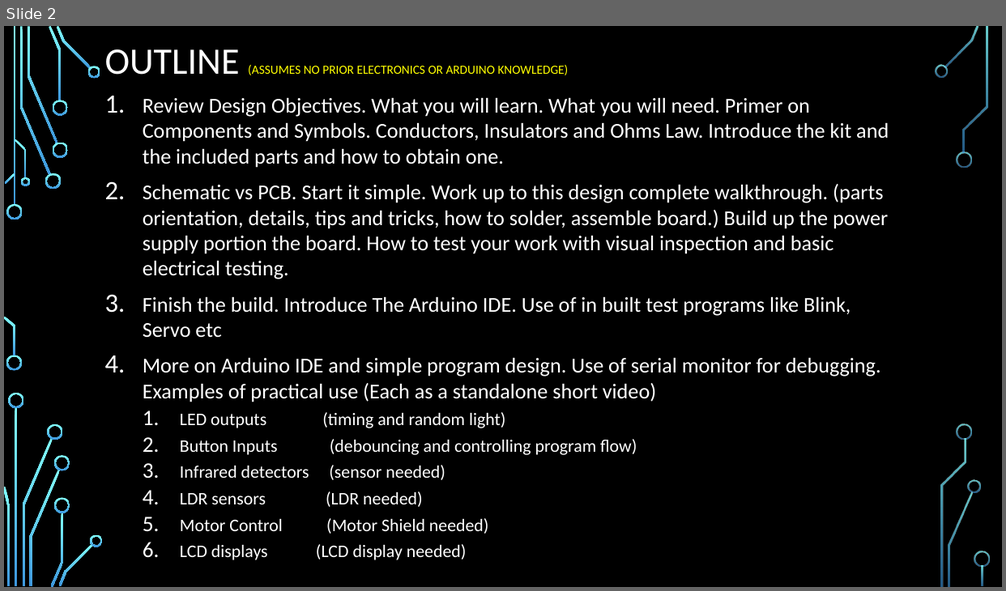
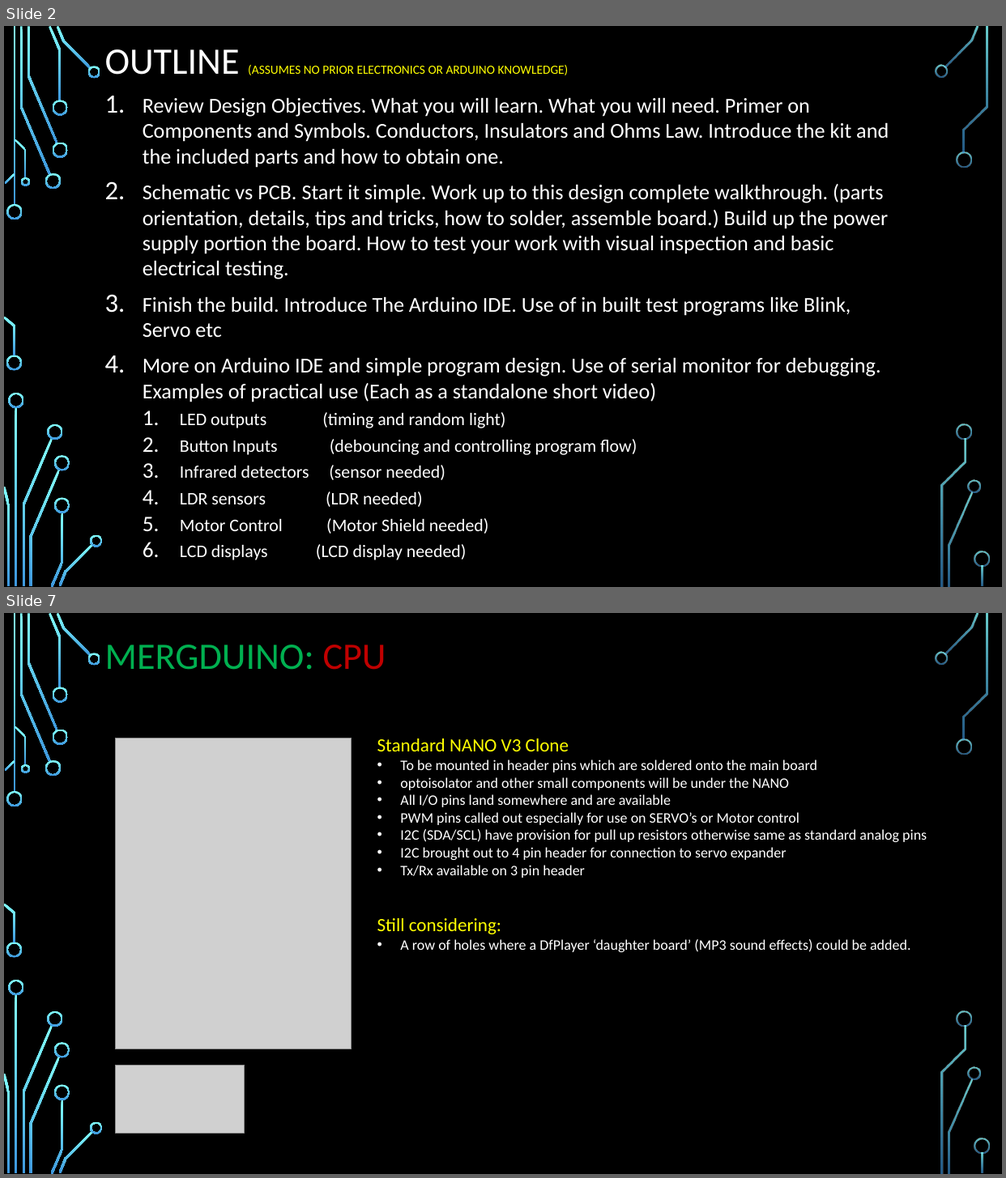
Before and after one commit to Alan-Lomax/MERG-SIG-Presentations, a slide deck: Practical Arduino - Ground Up.pptx. Shown one above the other, each under a label of ours: slide 2 before the commit, slides 2 and 7 after it; the slides between them are not shown. The pictures are 1006x591 and 1006x1178 pixels, drawn with LibreOffice and Linux fonts; fonts in the diff are those of the drawing; grey boxes stand for pictures; background and template pictures are left out. Boxes give left, top, right and bottom in pixels: in the first picture for what was removed or moved away, otherwise in the second. Text is boxed around its words. In the diff, an @@ line names an element or a change of style, - is before the commit and + after.

```diff
--- a/Practical Arduino - Ground Up.pptx
+++ b/Practical Arduino - Ground Up.pptx
@@ slide 7 added at bbox=[4, 613, 1002, 1174], background picture (left out); not listed: 36 template elements that a slide beside it also shows @@
@@ title added at bbox=[105, 645, 386, 670], 36 pt, text #00B050 @@
+MERGDUINO: CPU
@@ picture added at bbox=[115, 738, 351, 1050] @@
@@ text added at bbox=[377, 739, 927, 952], 14 pt, text #FFFFFF @@
+Standard NANO V3 Clone
+• To be mounted in header pins which are soldered onto the main board
+• optoisolator and other small components will be under the NANO
+• All I/O pins land somewhere and are available
+• PWM pins called out especially for use on SERVO’s or Motor control
+• I2C (SDA/SCL) have provision for pull up resistors otherwise same as standard analog pins
+• I2C brought out to 4 pin header for connection to servo expander
+• Tx/Rx available on 3 pin header
+Still considering:
+• A row of holes where a DfPlayer ‘daughter board’ (MP3 sound effects) could be added.
@@ picture added at bbox=[115, 1065, 245, 1133] @@
```
Also in this commit, not shown: 1 slide changed, 4 other slides added.
